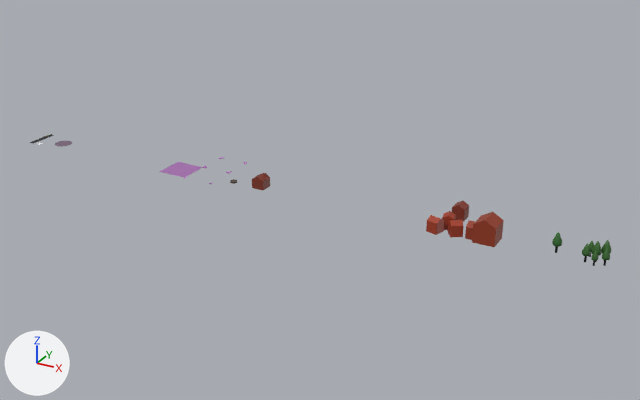
Renders of the Blender file assets/models.blend from each side of a commit.
One viewpoint serves both versions: a 50 mm camera at (16.03, -20.41, 10.46) aimed at (4.26, 1.0, -0.25). Arrows for +X, +Y and +Z are at lower left; the lights stay in place. The picture after the commit comes second.

The older version as bpy lines, for what is in view:
```python
me_house_002 = bpy.data.meshes.new('house.002')
me_house_002.from_pydata(...)  # 30 vertices, 21 faces; spans x -0.498..0.501, y -0.337..0.1, z -0.355..0.442
me_house_002.materials.append(mat_material)  # picture img_palette_png
me_house_003 = bpy.data.meshes.new('house.003')
me_house_003.from_pydata(...)  # 20 vertices, 14 faces; spans x -0.401..0.458, y -0.625..0.1, z -0.312..0.312
me_house_003.materials.append(mat_material)  # picture img_palette_png
me_road_001 = bpy.data.meshes.new('road.001')
me_road_001.from_pydata(...)  # 16 vertices, 1 face; spans x -0.3..0.3, y 0.0, z -0.3..0.3
me_road_001.materials.append(mat_material)  # picture img_palette_png
ob_house_002 = bpy.data.objects.new('house.002', me_house_002)
ob_house_002.location = (8.5, 0.5, 0.0)
ob_house_002.rotation_euler = (-1.571, 0.0, 0.0)  # degrees (-90, 0, 0)
ob_house_003 = bpy.data.objects.new('house.003', me_house_003)
ob_house_003.location = (9.5, 0.5, 0.0)
ob_house_003.rotation_euler = (-1.571, 0.0, 0.0)  # degrees (-90, 0, 0)
ob_road_001 = bpy.data.objects.new('road.001', me_road_001)
ob_road_001.location = (-5.5, 0.5, 0.0)
ob_road_001.rotation_euler = (-1.571, 0.0, 0.0)  # degrees (-90, 0, 0)
```
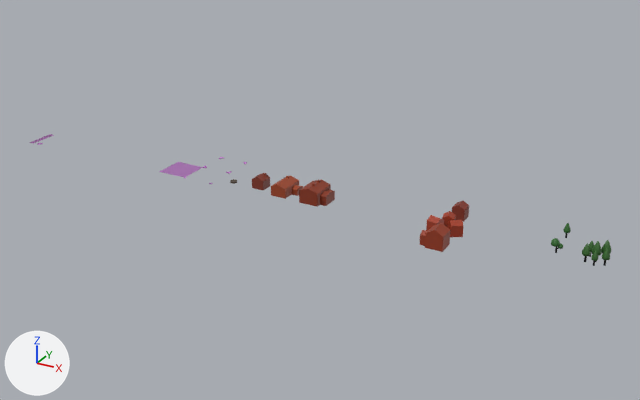
Pixel boxes [x1, y1, x2, y2] of what changed, in the pictures (640 x 400 px):
'house.003', moved, rescaled (22% narrower, 17% shorter)
    before: [465, 212, 504, 247]
    after: [420, 223, 450, 252]
'house.006', added (red)
    after: [299, 180, 335, 207]
'house.005', added (brown)
    after: [271, 175, 303, 199]
'road.001', deleted
    before: [55, 141, 72, 147]
'tree.003', added
    after: [563, 223, 571, 238]

Edits to the bpy script that builds the scene:
```text
Change me_house_003:
    used by ob_house_003; location = (9.5, 0.5, 0.0); rotation_euler = (-1.571, 0.0, 0.0), in degrees (-90, 0, 0)
    remove me_house_003.from_pydata(...)  # 20 vertices, 14 faces; spans x -0.401..0.458, y -0.625..0.1, z -0.312..0.312
    add me_house_003.from_pydata(...)  # 20 vertices, 14 faces; spans x -0.321..0.367, y -0.5..0.08, z -0.25..0.25
    me_house_003 part 1: the whole mesh is scaled about the mesh origin by 0.8
Add me_tree_003:
    me_tree_003.from_pydata(...)  # 60 vertices, 88 faces; spans x -0.096..0.096, y -0.437..0.007, z -0.092..0.092
    me_tree_003.polygons.foreach_set('use_smooth', [True] * 88)
    me_tree_003.materials.append(mat_material)  # picture img_palette_png
Add me_house_008:
    me_house_008.from_pydata(...)  # 46 vertices, 26 faces, 1 loose edge; spans x -0.4..0.4, y -0.544..0.0, z -0.45..0.45
    me_house_008.materials.append(mat_material)  # picture img_palette_png
Add me_house_007:
    me_house_007.from_pydata(...)  # 28 vertices, 16 faces, 1 loose edge; spans x -0.4..0.3, y -0.444..0.0, z -0.4..0.4
    me_house_007.materials.append(mat_material)  # picture img_palette_png
Remove ob_road_001:
    ob_road_001 = bpy.data.objects.new('road.001', me_road_001)
    ob_road_001.location = (-5.5, 0.5, 0.0)
    ob_road_001.rotation_euler = (-1.571, 0.0, 0.0)  # degrees (-90, 0, 0)
Change ob_house_003:
    ob_house_003.location: (9.5, 0.5, 0.0) -> (8.5, -0.5, 0.0)
Add ob_tree_003:
    ob_tree_003 = bpy.data.objects.new('tree.003', me_tree_003)
    ob_tree_003.location = (11.5, 1.5, 0.0)
    ob_tree_003.rotation_euler = (-1.571, 0.0, 0.0)  # degrees (-90, 0, 0)
Add ob_house_006:
    ob_house_006 = bpy.data.objects.new('house.006', me_house_008)
    ob_house_006.location = (4.5, 0.5, 0.0)
    ob_house_006.rotation_euler = (-1.571, 0.0, 0.0)  # degrees (-90, 0, 0)
Add ob_house_005:
    ob_house_005 = bpy.data.objects.new('house.005', me_house_007)
    ob_house_005.location = (3.5, 0.5, 0.0)
    ob_house_005.rotation_euler = (-1.571, 0.0, 0.0)  # degrees (-90, 0, 0)
```
